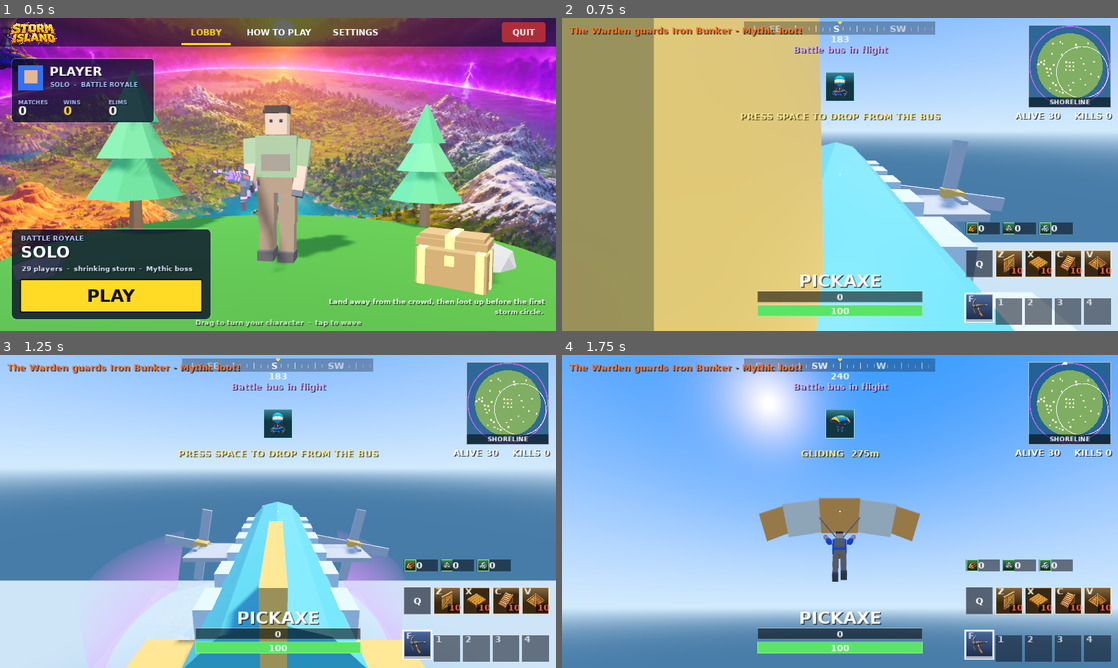
Above: before the commit, frames 1-4 (two rows, left to right).
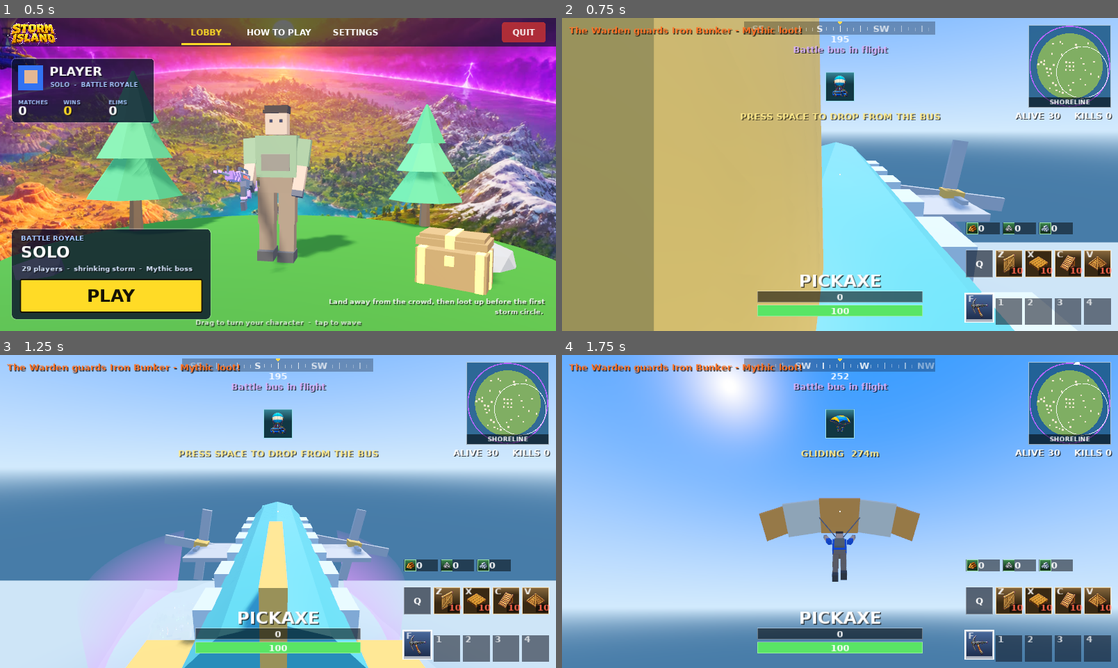
Above: after the commit, the same moments.

Repository: CoderVLSI/fortnite-claude
Game: Godot game, scene res://scenes/Main.tscn
Two runs of this game, one before a commit and one after it. Both use one fixed random seed, a clock stepped at 60 frames per second and the inputs below.
Inputs (mouse positions are in pixels of both pictures, inside the frame that each line leads up to):
- Up to frame 1 (0.5 s): no input
- Up to frame 2 (0.75 s): click "PLAY" at 0.5 s
- Up to frame 3 (1.25 s): no input
- Up to frame 4 (1.75 s): tap Space (jump) at 1.25, 1.52 s; move the mouse to (867, 511) at 1.27 s; hold W (move_forward) from 1.28 s (still down); hold Right mouse button (aim) from 1.28 s (still down); click (867, 511) at 1.55 s

Frame 1 is identical in both runs. In frame 2, 0.4% of the frame differs, in the area x 34-74%, y 2-62%; in frame 3, 0.6%; in frame 4, 7.8%, in the area x 12-94%, y 0-63%.

Commit message:
Bots carry heals, heal themselves when hurt and alone, and throw grenades at visible enemies
Co-Authored-By: Claude Sonnet 5.5 <noreply@anthropic.com>
Claude-Session: https://claude.ai/code/session_01BQG85pk7vz8LCnTeCbPega

Diff:
--- a/scripts/Bot.gd
+++ b/scripts/Bot.gd
@@ -26,6 +26,7 @@
 var _avoid_t := 0.0
 var _avoid_dir := 1.0
 var _stuck_t := 0.0
+var _nade_cd := 6.0             # seconds until this bot may throw a grenade
 
 
 func _ready() -> void:
@@ -53,10 +54,44 @@
 	if is_boss:
 		w = Items.make_weapon(["assault", "shotgun", "sniper", "smg"][world.rng.randi() % 4], Items.MYTHIC)
 	give_weapon(w.id, w.rarity)
+	if not is_boss:                          # a few heals, and now and then a grenade or two
+		var heal_id: String = ["bandage", "bandage", "mini_shield", "slurp_juice", "medkit"][world.rng.randi() % 5]
+		pickup(Items.make_consumable(heal_id, 3 if heal_id == "bandage" else 1))
+		if world.rng.randf() < 0.3:
+			pickup(Items.make_consumable("grenade", 2))
+		select_slot(_weapon_slot())
 	for type in reserves.keys():
 		reserves[type] = 99999
 	# bots reload instantly-ish and never run dry
 	spread_deg += (1.0 - skill) * 1.5
+
+
+func _weapon_slot() -> int:
+	for i in range(1, slots.size()):
+		if slots[i] != null and slots[i].kind == "weapon":
+			return i
+	return 0
+
+
+func _grenade_slot() -> int:
+	for i in range(1, slots.size()):
+		if slots[i] != null and slots[i].kind == "consumable" and Items.CONSUMABLES[slots[i].id].get("throw", false):
+			return i
+	return -1
+
+
+# The first heal / shield item that would actually do something right now (-1 = none).
+func _heal_slot() -> int:
+	for i in range(1, slots.size()):
+		var it = slots[i]
+		if it == null or it.kind != "consumable":
+			continue
+		var c: Dictionary = Items.CONSUMABLES[it.id]
+		if c.get("throw", false):
+			continue
+		if (c.heal > 0.0 and health < c.heal_cap - 10.0) or (c.shield > 0.0 and shield < c.shield_cap - 15.0):
+			return i
+	return -1
 
 
 func _on_died(_victim, _killer) -> void:
@@ -83,6 +118,21 @@
 	if _think <= 0.0:
 		_think = rand_range(0.25, 0.5)
 		_decide()
+	_nade_cd -= delta
+	if state == State.WANDER and target == null and not is_boss and health < 70.0 + skill * 10.0:
+		var hs: int = _heal_slot()
+		if hs > 0:                           # nobody around: stand still and patch up
+			if selected != hs:
+				select_slot(hs)
+			use_selected(delta)
+			move_body(delta, Vector3.ZERO, 0.0, false)
+			animate(delta)
+			return
+	if is_using() and (state != State.WANDER or target != null):
+		cancel_use()                         # spotted someone mid-heal: back to the gun
+	var held = selected_item()
+	if held == null or held.kind != "weapon":
+		select_slot(_weapon_slot())
 
 	var origin := global_transform.origin
 	var wish := Vector3.ZERO
@@ -123,6 +173,13 @@
 				elif dist < prefer * 0.4:
 					wish -= fwd
 				face = fwd
+				if _nade_cd <= 0.0 and dist > 9.0 and dist < 24.0 and _line_of_sight(target):
+					var gs: int = _grenade_slot()
+					if gs > 0:
+						var eye2 := origin + Vector3(0, 1.45, 0)
+						var aim: Vector3 = (target.global_transform.origin + Vector3(0, 1.0, 0) - eye2).normalized()
+						throw_grenade(eye2, aim, gs, 0.6)
+					_nade_cd = rand_range(8.0, 16.0)
 				_react -= delta
 				shoot = _react <= 0.0 and _line_of_sight(target)
 				if shoot:
--- a/scripts/Fighter.gd
+++ b/scripts/Fighter.gd
@@ -461,24 +461,32 @@
 	return item != null and item.kind == "consumable" and Items.CONSUMABLES[item.id].get("throw", false)
 
 
-func throw_grenade(aim_from: Vector3, aim_dir: Vector3) -> bool:
-	if is_dead or mode != Mode.GROUND or _fire_cd > 0.0 or not is_throwable_selected():
-		return false
-	var item = selected_item()
+func throw_grenade(aim_from: Vector3, aim_dir: Vector3, slot: int = -1, damage_mult: float = 1.0) -> bool:
+	if slot < 0:
+		slot = selected
+	if is_dead or mode != Mode.GROUND or _fire_cd > 0.0 or slot >= slots.size() or slots[slot] == null:
+		return false
+	var item: Dictionary = slots[slot]
+	if item.kind != "consumable" or not Items.CONSUMABLES[item.id].get("throw", false):
+		return false
 	_fire_cd = 0.9
 	_swing = 0.3
 	Audio.play3d("swing", global_transform.origin + Vector3(0, 1.3, 0), -4.0, 0.7)
 	var g := Grenade.new()
 	g.thrower = self
+	g.damage_mult = damage_mult
 	get_parent().add_child(g)
 	g.global_transform.origin = global_transform.origin + Vector3(0, 1.55, 0) + aim_dir * 0.9
 	g.linear_velocity = aim_dir * 17.0 + Vector3(0, 4.0, 0) + Vector3(velocity.x, 0, velocity.z) * 0.6
 	g.angular_velocity = Vector3(rand_range(-6, 6), rand_range(-6, 6), rand_range(-6, 6))
 	item.count -= 1
 	if item.count <= 0:
-		slots[selected] = null
-		selected = 0
-		_apply_selected()
+		slots[slot] = null
+		if selected == slot:
+			selected = 0
+			_apply_selected()
+		else:
+			emit_signal("slot_changed")
 	else:
 		emit_signal("slot_changed")
 	return true
--- a/scripts/Grenade.gd
+++ b/scripts/Grenade.gd
@@ -10,6 +10,7 @@
 const PIECE_DAMAGE := 300.0
 
 var thrower = null
+var damage_mult := 1.0               # bots throw weaker grenades than the player's
 var fuse := 2.4
 var _mat: SpatialMaterial
 var _t := 0.0
@@ -88,7 +89,7 @@
 		var d: float = chest.distance_to(pos)
 		if d >= RADIUS:
 			continue
-		var dmg: float = MAX_DAMAGE * (1.0 - d / RADIUS) + 12.0
+		var dmg: float = (MAX_DAMAGE * (1.0 - d / RADIUS) + 12.0) * damage_mult
 		var block := space.intersect_ray(pos + Vector3(0, 0.3, 0), chest, [self], 1)    # cover soaks up most of the blast
 		if block:
 			dmg *= 0.35
--- a/tests/mechanics_test.gd
+++ b/tests/mechanics_test.gd
@@ -165,6 +165,46 @@
 	for i in range(80):
 		yield(self, "idle_frame")
 	check(hud._dmg.size() == 0, "the number fades away")
+
+	# --- bots: heal when hurt and alone, throw grenades at a visible enemy
+	var BotScript = load("res://scripts/Bot.gd")
+	var hb = BotScript.new()
+	hb.name = "HealBot"
+	hb.world = world
+	hb.display_name = "Medic"
+	hb.map_half = 236.0
+	hb.translation = Vector3(60.0, world.terrain.height_at(60.0, -80.0) + 1.0, -80.0)
+	world.add_child(hb)
+	yield(_frames(10), "completed")
+	hb.max_health = 100.0
+	hb.health = 35.0
+	hb.slots[2] = Items.make_consumable("bandage", 4)
+	var hp0: float = hb.health
+	yield(_frames(60 * 9), "completed")
+	check(hb.health > hp0 + 12.0, "a hurt bot with nobody around heals itself (%.0f -> %.0f)" % [hp0, hb.health])
+	check(hb.selected_item() != null and hb.selected_item().kind == "weapon", "and goes back to its gun afterwards")
+	hb.slots[3] = Items.make_consumable("grenade", 2)
+	hb.health = 100.0
+	hb._nade_cd = 0.0
+	p.global_transform.origin = hb.global_transform.origin + Vector3(0, 0, 15.0)
+	p.velocity = Vector3.ZERO
+	var nades_before := 0
+	for n in world.get_children():
+		if n is RigidBody:
+			nades_before += 1
+	var thrown := false
+	for i in range(60 * 6):
+		yield(self, "physics_frame")
+		var now := 0
+		for n in world.get_children():
+			if n is RigidBody:
+				now += 1
+		if now > nades_before or (hb.slots[3] != null and hb.slots[3].count < 2):
+			thrown = true
+			break
+	check(thrown, "a bot with grenades throws one at a visible enemy")
+	hb.queue_free()
+	p.health = p.max_health
 
 	# --- crouch: slower, lower camera, steadier aim
 	p.select_slot(0)
